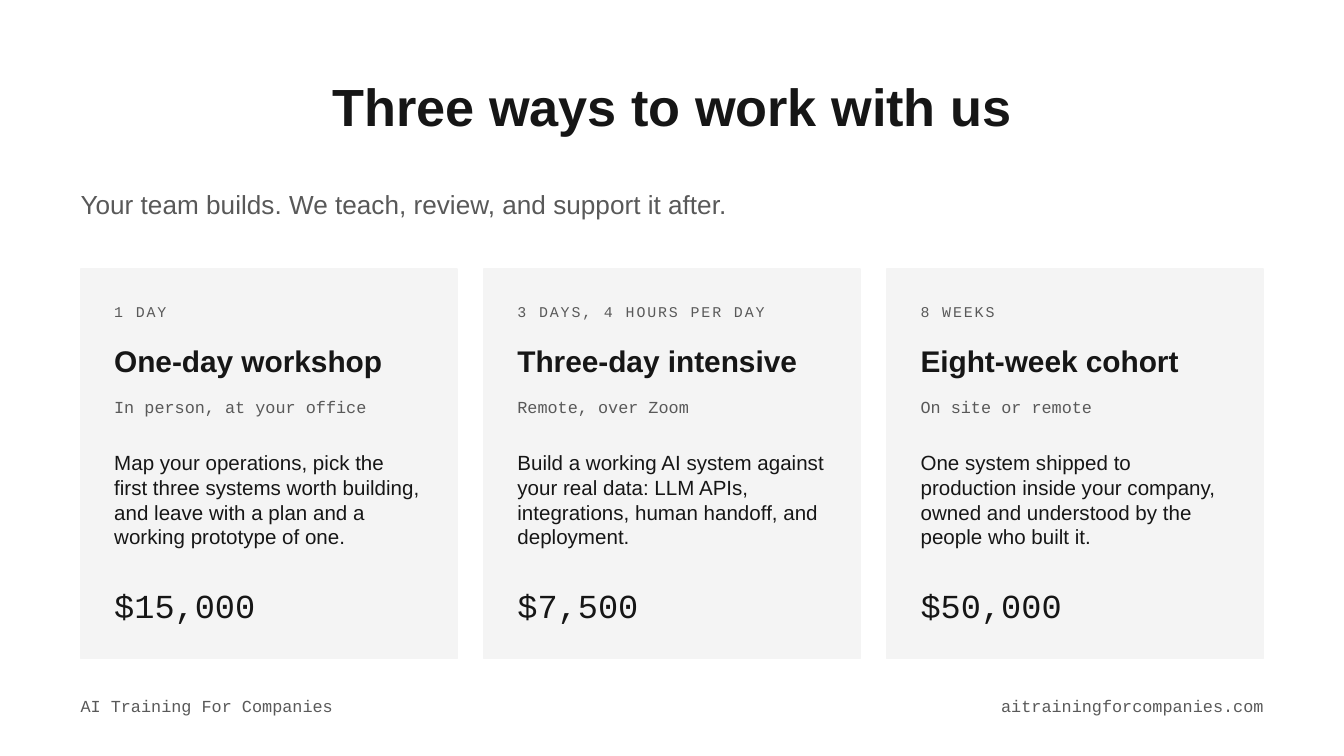
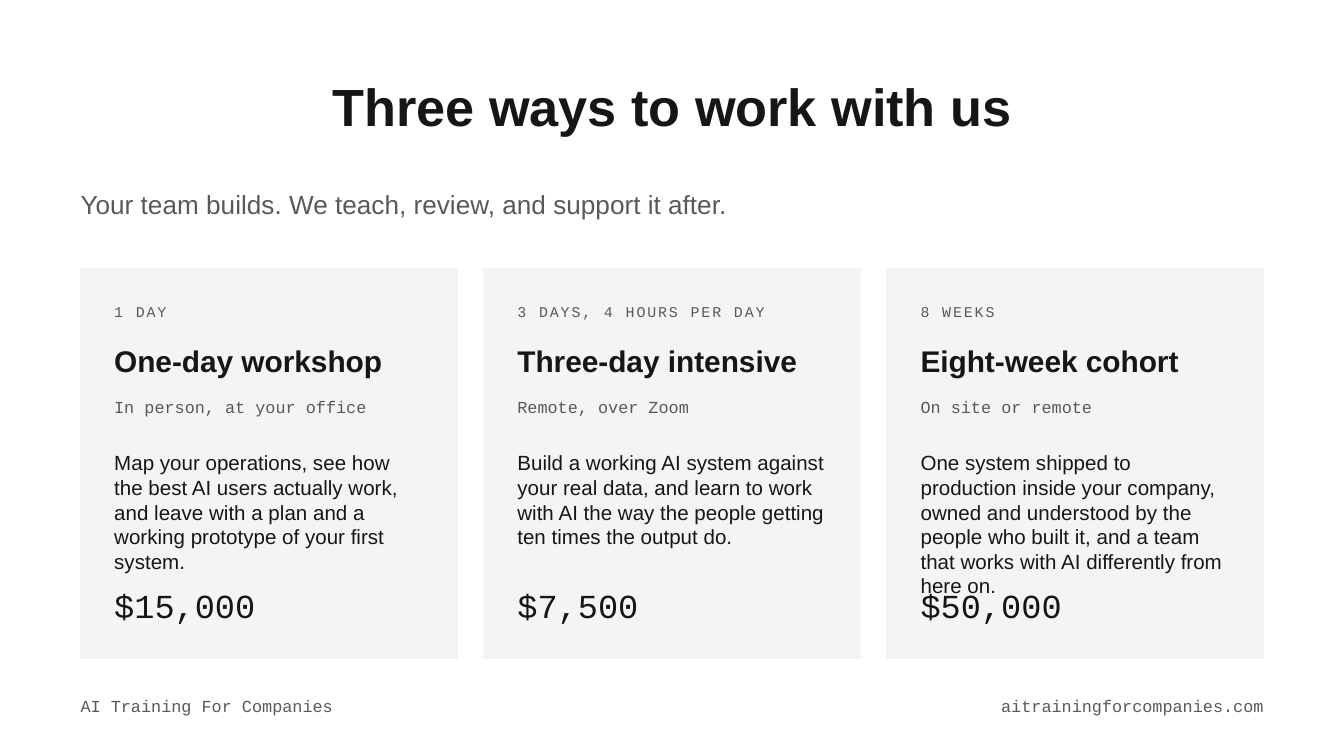
Before and after one commit to wonderfly123/ai-training-for-companies, a slide deck: slide 5 of docs/deck/AI-Training-For-Companies.pptx (slide 4 before the commit). Drawn at 1344x756 pixels with LibreOffice and Linux fonts; fonts in the diff are those of the drawing. Boxes give left, top, right and bottom in pixels: in the first picture for what was removed or moved away, otherwise in the second. Text is boxed around its words. In the diff, an @@ line names an element or a change of style, - is before the commit and + after.

```diff
--- a/docs/deck/AI-Training-For-Companies.pptx
+++ b/docs/deck/AI-Training-For-Companies.pptx
@@ text at bbox=[114, 455, 397, 574]: text changed @@
-Map your operations, pick the first three systems worth building, and leave with a plan and a working prototype of one.
+Map your operations, see how the best AI users actually work, and leave with a plan and a working prototype of your first system.
@@ text at bbox=[517, 455, 824, 549]: text changed @@
-Build a working AI system against your real data: LLM APIs, integrations, human handoff, and deployment.
+Build a working AI system against your real data, and learn to work with AI the way the people getting ten times the output do.
@@ text at bbox=[921, 455, 1222, 598]: text changed @@
-One system shipped to production inside your company, owned and understood by the people who built it.
+One system shipped to production inside your company, owned and understood by the people who built it, and a team that works with AI differently from here on.
```
Also in this commit, not shown: 1 slide added, 14 other files.
